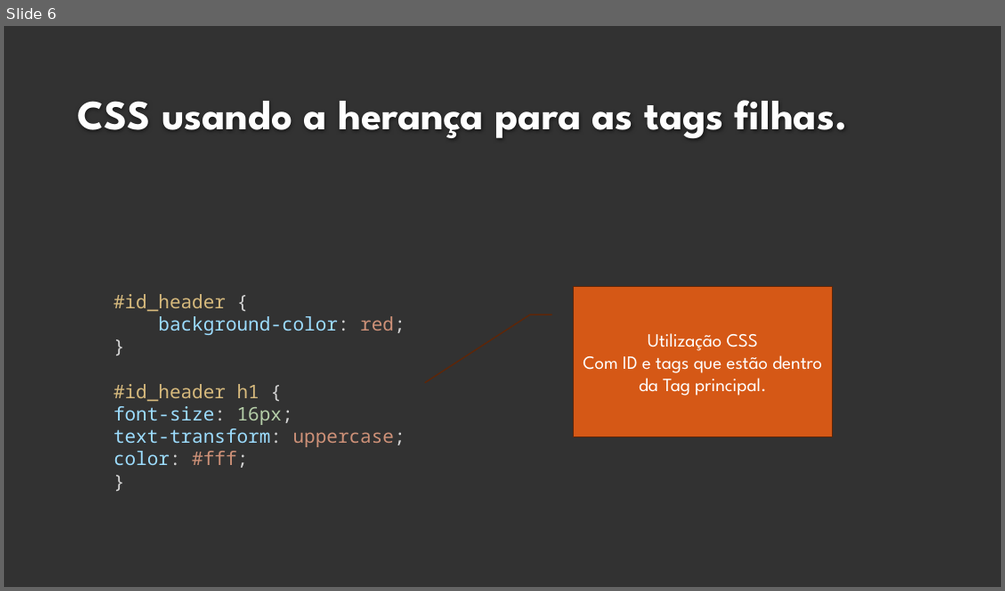
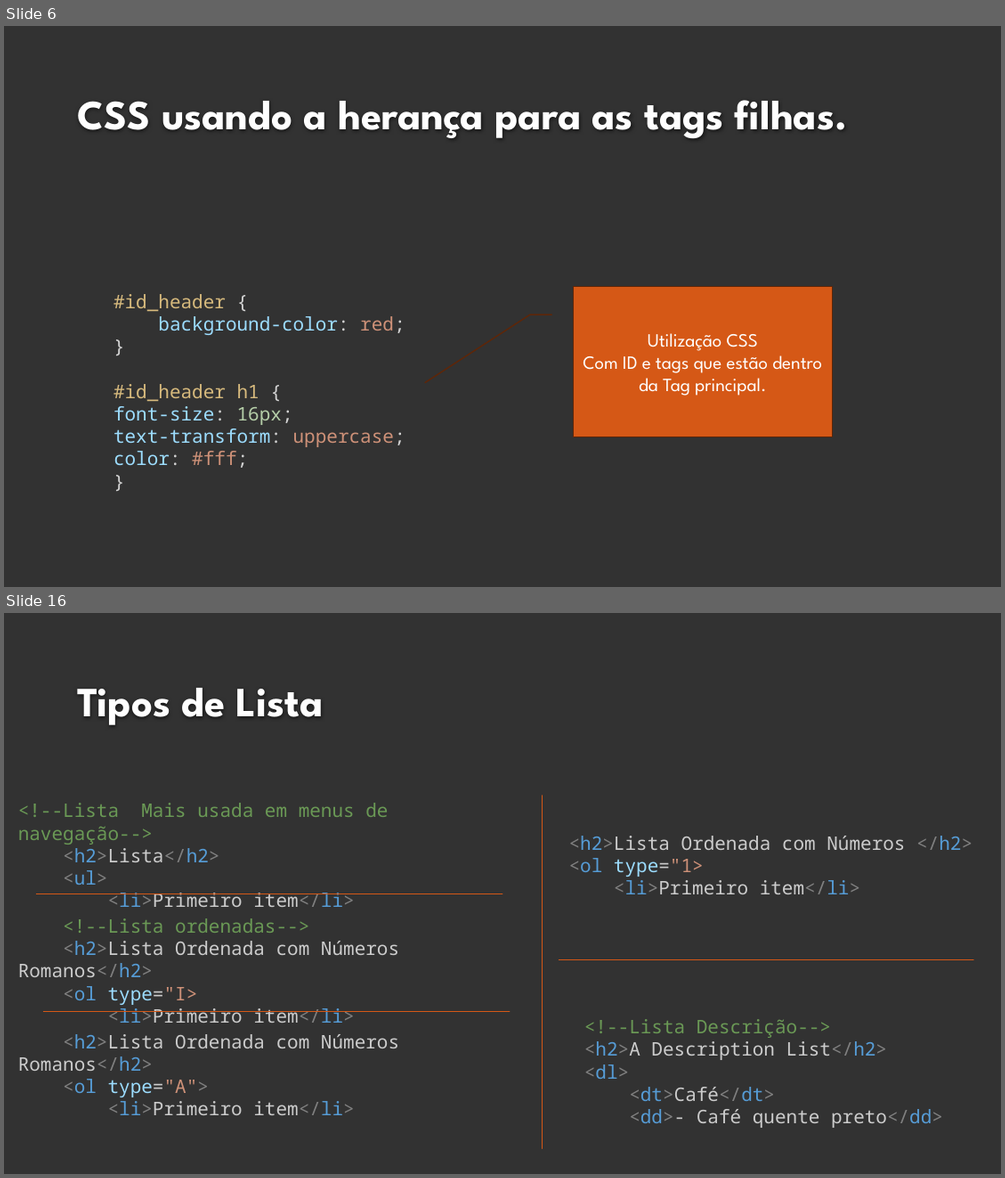
Before and after one commit to fabio-sudo/Curso_JS, a slide deck: HTML_CSS/Material_Html/5 - HTML - CSS.pptx. Shown one above the other, each under a label of ours: slide 6 before the commit, slides 6 and 16 after it; the slides between them are not shown. The pictures are 1005x591 and 1005x1178 pixels, drawn with LibreOffice and Linux fonts; fonts in the diff are those of the drawing; background and template pictures are left out. Boxes give left, top, right and bottom in pixels: in the first picture for what was removed or moved away, otherwise in the second. Text is boxed around its words. In the diff, an @@ line names an element or a change of style, - is before the commit and + after.

```diff
--- a/HTML_CSS/Material_Html/5 - HTML - CSS.pptx
+++ b/HTML_CSS/Material_Html/5 - HTML - CSS.pptx
@@ slide 16 added at bbox=[4, 613, 1001, 1174], background #323232 @@
@@ title added at bbox=[78, 688, 324, 725], 40 pt, text #FEFEFE, bold @@
+Tipos de Lista
@@ line added from (542, 795) to (542, 1149), #D55816 0.75 pt @@
@@ text added at bbox=[18, 803, 388, 907], 18 pt, text #6A9955 @@
+<!--Lista Mais usada em menus de navegação-->
+<h2>Lista</h2>
+<ul>
+<li>Primeiro item</li>
@@ text added at bbox=[569, 835, 972, 894], 18 pt, text #CCCCCC @@
+<h2>Lista Ordenada com Números </h2>
+<ol type="1>
+<li>Primeiro item</li>
@@ line added from (36, 893) to (502, 893), #D55816 0.75 pt @@
@@ text added at bbox=[18, 918, 399, 1022], 18 pt, text #CCCCCC @@
+<!--Lista ordenadas-->
+<h2>Lista Ordenada com Números Romanos</h2>
+<ol type="I>
+<li>Primeiro item</li>
@@ line added from (558, 960) to (974, 960), #D55816 0.75 pt @@
@@ line added from (44, 1012) to (510, 1012), #D55816 0.75 pt @@
@@ text added at bbox=[18, 1034, 399, 1115], 18 pt, text #CCCCCC @@
+<h2>Lista Ordenada com Números Romanos</h2>
+<ol type="A">
+<li>Primeiro item</li>
@@ text added at bbox=[584, 1019, 943, 1127], 18 pt, text #CCCCCC @@
+<!--Lista Descrição-->
+<h2>A Description List</h2>
+<dl>
+<dt>Café</dt>
+<dd>- Café quente preto</dd>
```
Also in this commit, not shown: 12 other slides added, 1 slide removed, 7 other files.
